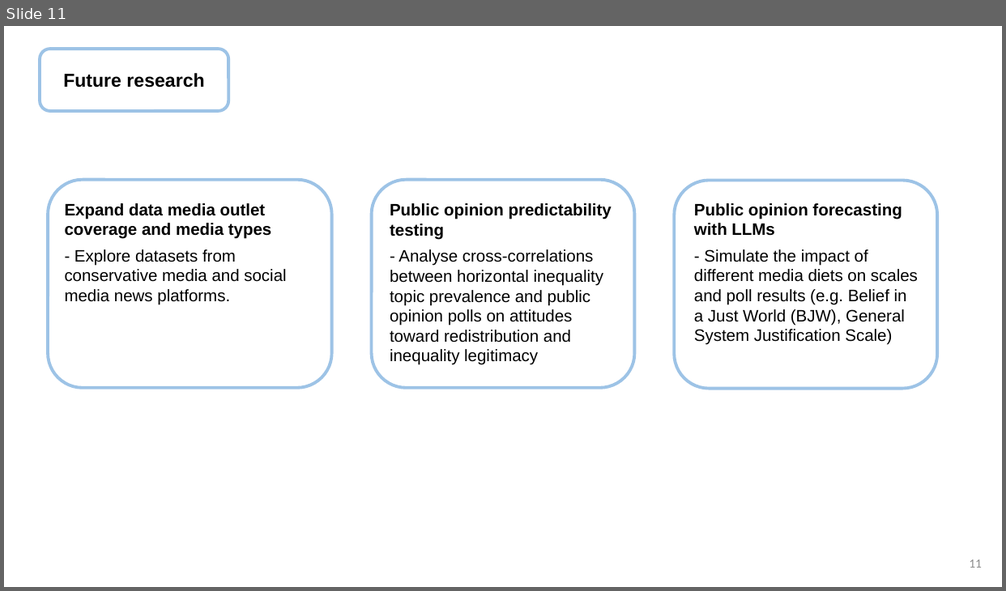
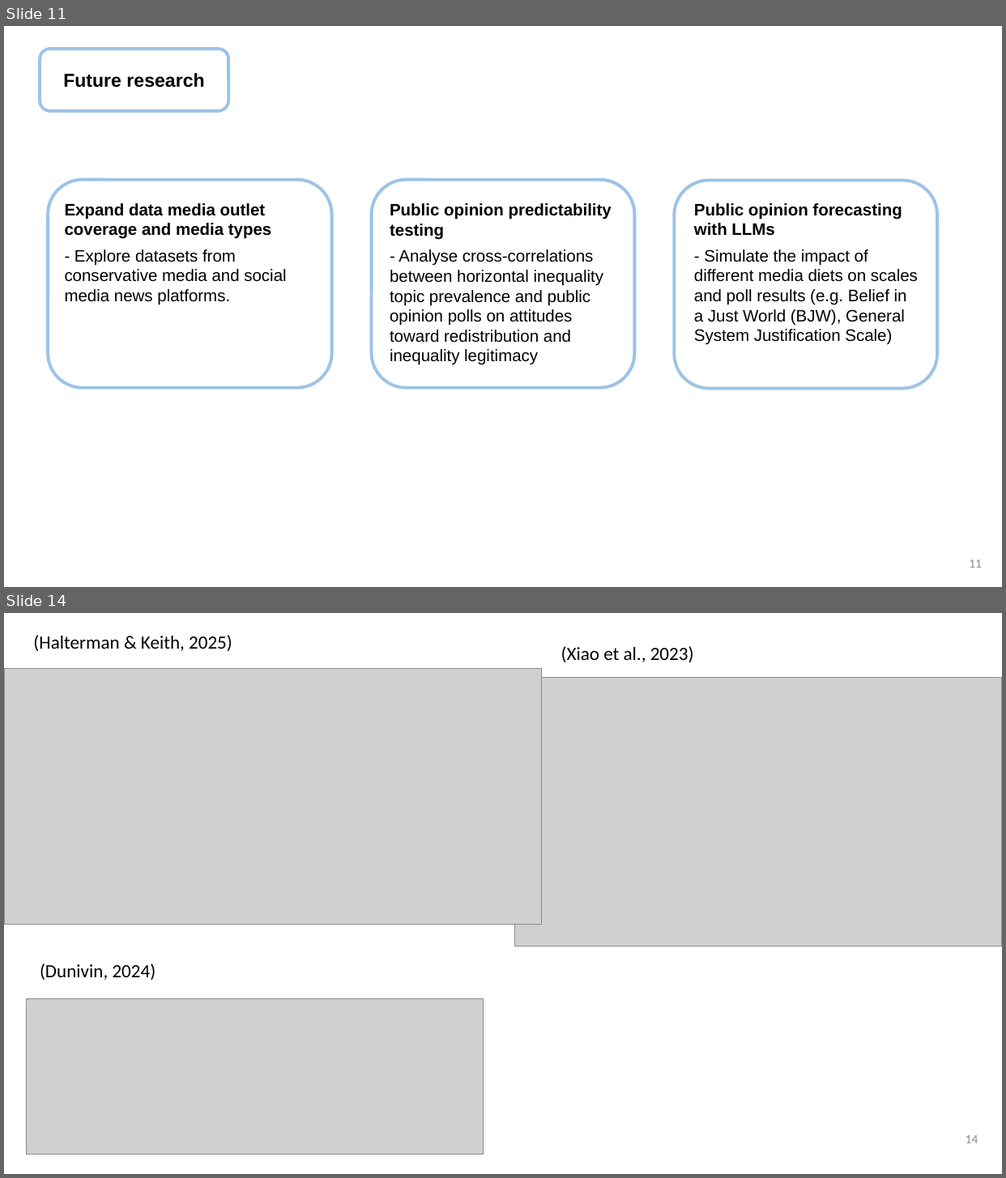
Before and after one commit to agustinapesce/econ_ineq_cluster_presentation, a slide deck: present_ppt.pptx. Shown one above the other, each under a label of ours: slide 11 before the commit, slides 11 and 14 after it; the slides between them are not shown. The pictures are 1006x591 and 1006x1178 pixels, drawn with LibreOffice and Linux fonts; fonts in the diff are those of the drawing; grey boxes stand for pictures. Boxes give left, top, right and bottom in pixels: in the first picture for what was removed or moved away, otherwise in the second. Text is boxed around its words. In the diff, an @@ line names an element or a change of style, - is before the commit and + after.

```diff
--- a/present_ppt.pptx
+++ b/present_ppt.pptx
@@ slide 14 added at box(4, 613, 1002, 1174), background #FFFFFF @@
@@ text added at box(33, 635, 232, 651), 18 pt, text #000000 @@
+(Halterman & Keith, 2025)
@@ text added at box(561, 646, 694, 662), 18 pt, text #000000 @@
+(Xiao et al., 2023)
@@ picture added at box(4, 668, 542, 924) @@
@@ picture added at box(515, 678, 1002, 947) @@
@@ text added at box(40, 964, 156, 980), 18 pt, text #000000 @@
+(Dunivin, 2024)
@@ picture added at box(27, 999, 484, 1154) @@
@@ page number added at box(965, 1135, 978, 1144), 12 pt, text #8C8C8C @@
+14
```
Also in this commit, not shown: 3 other slides added, 11 other files.
